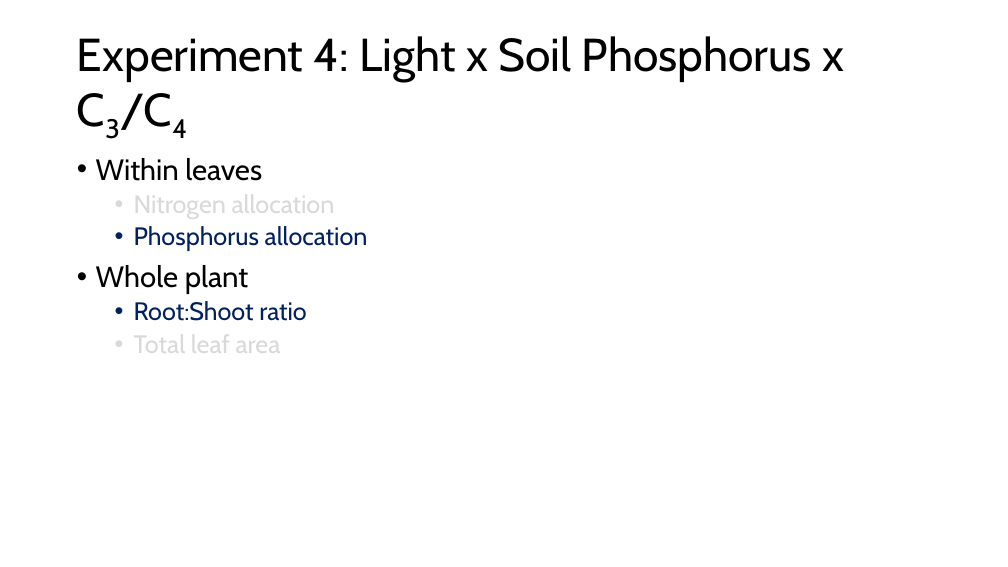
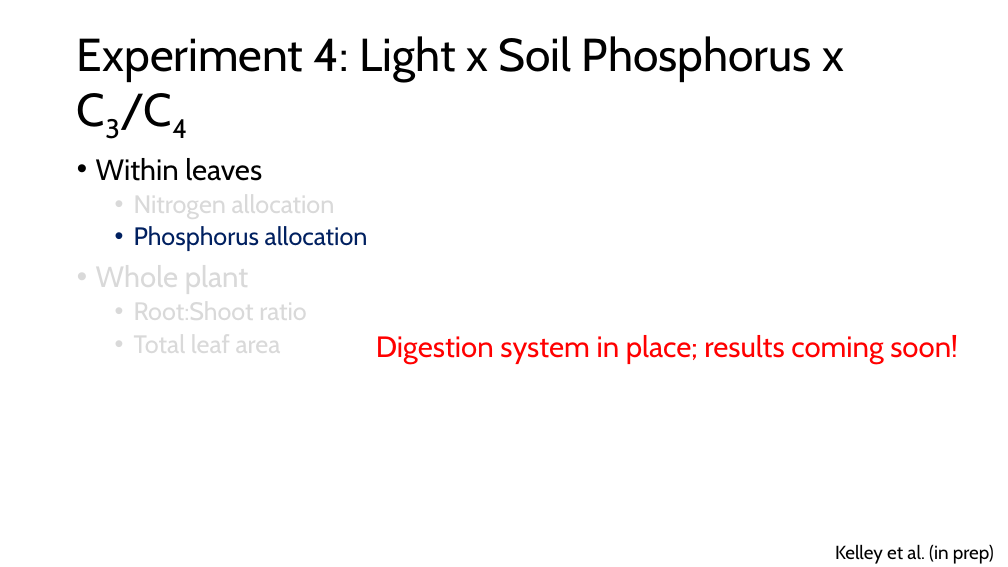
Before and after one commit to SmithEcophysLab/seminar, a slide deck: slide 18 of 2026_lemontree_allocation/src/lt_science_allocation_smith.pptx (slide 19 before the commit). Drawn at 1008x567 pixels with LibreOffice and Linux fonts; fonts in the diff are those of the drawing. Boxes give left, top, right and bottom in pixels: in the first picture for what was removed or moved away, otherwise in the second. Text is boxed around its words. In the diff, an @@ line names an element or a change of style, - is before the commit and + after.

```diff
--- a/2026_lemontree_allocation/src/lt_science_allocation_smith.pptx
+++ b/2026_lemontree_allocation/src/lt_science_allocation_smith.pptx
@@ text at box(96, 259, 306, 327): text colour #000000 to #D9D9D9 in "Whole plant"; text colour #002060 to #D9D9D9 in "Root:Shoot ratio" @@
@@ text added at box(376, 335, 958, 364), 28 pt, text #FF0000 @@
+Digestion system in place; results coming soon!
@@ text added at box(835, 544, 994, 564), 18 pt, text #000000 @@
+Kelley et al. (in prep)
```
Also in this commit, not shown: 12 other slides changed.
